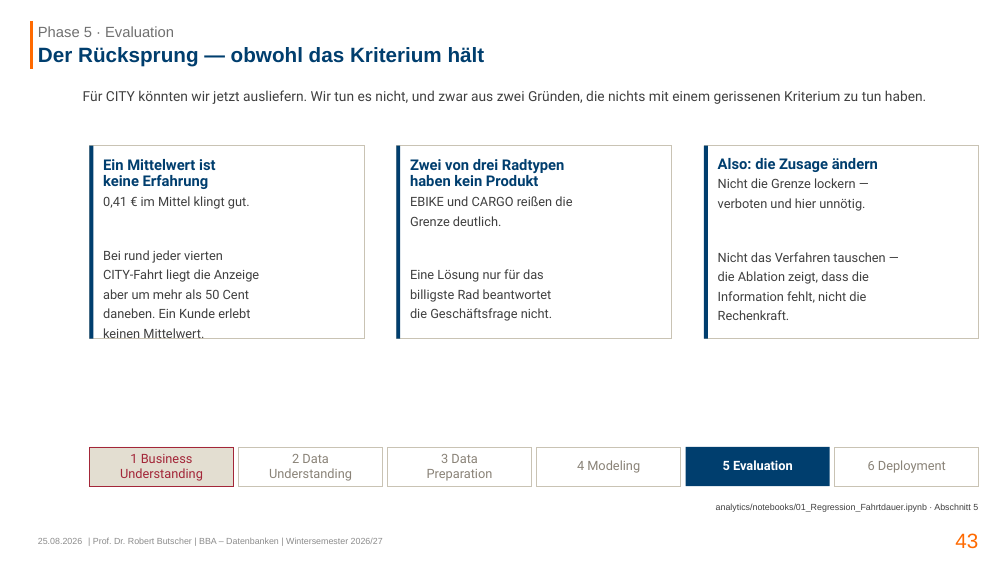
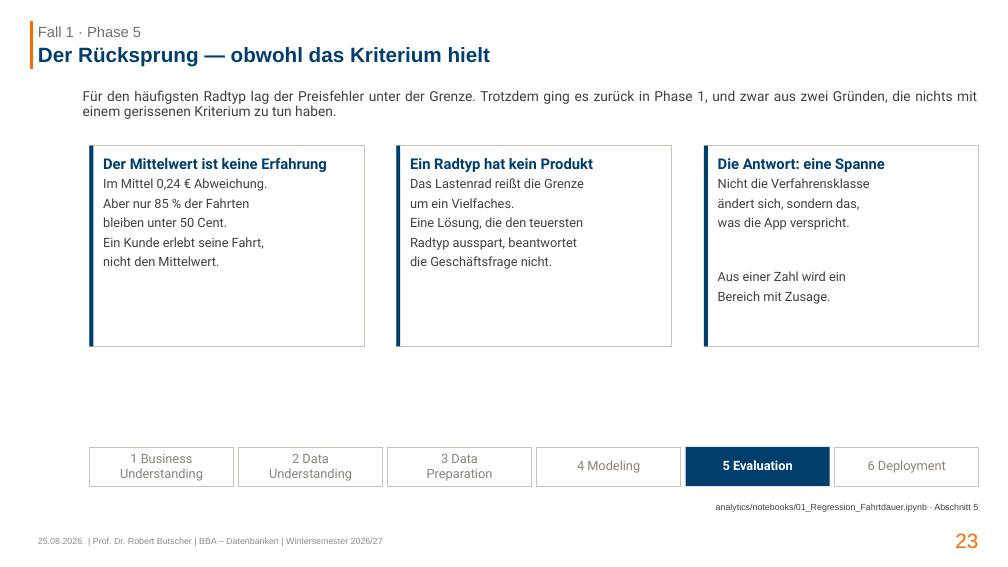
Before and after one commit to swrobuts/velocity-fallstudie, a slide deck: slide 23 of slides/velocity-crispdm.pptx (slide 43 before the commit). Drawn at 1008x567 pixels with LibreOffice and Linux fonts; fonts in the diff are those of the drawing. Boxes give left, top, right and bottom in pixels: in the first picture for what was removed or moved away, otherwise in the second. Text is boxed around its words. In the diff, an @@ line names an element or a change of style, - is before the commit and + after.

```diff
--- a/slides/velocity-crispdm.pptx
+++ b/slides/velocity-crispdm.pptx
@@ text at box(38, 26, 141, 37): text changed @@
-Phase 5 · Evaluation
+Fall 1 · Phase 5
@@ title at box(38, 47, 490, 67): text changed @@
-Der Rücksprung — obwohl das Kriterium hält
+Der Rücksprung — obwohl das Kriterium hielt
@@ text at box(83, 90, 977, 119): text changed @@
-Für CITY könnten wir jetzt ausliefern. Wir tun es nicht, und zwar aus zwei Gründen, die nichts mit einem gerissenen Kriterium zu tun haben.
+Für den häufigsten Radtyp lag der Preisfehler unter der Grenze. Trotzdem ging es zurück in Phase 1, und zwar aus zwei Gründen, die nichts mit einem gerissenen Kriterium zu tun haben.
@@ rectangle: place and size @@
-rectangle at box(89, 146, 364, 339)
+rectangle at box(89, 146, 364, 347)
@@ rectangle: place and size @@
-rectangle at box(89, 146, 94, 339)
+rectangle at box(89, 146, 94, 347)
@@ rectangle: place and size @@
-rectangle at box(396, 146, 671, 339)
+rectangle at box(396, 146, 671, 347)
@@ rectangle: place and size @@
-rectangle at box(396, 146, 401, 339)
+rectangle at box(396, 146, 401, 347)
@@ rectangle: place and size @@
-rectangle at box(704, 146, 979, 339)
+rectangle at box(704, 146, 979, 347)
@@ rectangle: place and size @@
-rectangle at box(704, 146, 708, 339)
+rectangle at box(704, 146, 708, 347)
@@ text at box(103, 157, 327, 266): text changed @@
-Ein Mittelwert ist
-keine Erfahrung
-0,41 € im Mittel klingt gut.
-Bei rund jeder vierten
-CITY-Fahrt liegt die Anzeige
-aber um mehr als 50 Cent
-daneben. Ein Kunde erlebt
-keinen Mittelwert.
+Der Mittelwert ist keine Erfahrung
+Im Mittel 0,24 € Abweichung.
+Aber nur 85 % der Fahrten
+bleiben unter 50 Cent.
+Ein Kunde erlebt seine Fahrt,
+nicht den Mittelwert.
@@ text at box(410, 158, 593, 250): text changed @@
-Zwei von drei Radtypen
-haben kein Produkt
-EBIKE und CARGO reißen die
-Grenze deutlich.
-Eine Lösung nur für das
-billigste Rad beantwortet
+Ein Radtyp hat kein Produkt
+Das Lastenrad reißt die Grenze
+um ein Vielfaches.
+Eine Lösung, die den teuersten
+Radtyp ausspart, beantwortet
@@ text at box(718, 158, 885, 304): text changed @@
-Also: die Zusage ändern
-Nicht die Grenze lockern —
-verboten und hier unnötig.
-Nicht das Verfahren tauschen —
-die Ablation zeigt, dass die
-Information fehlt, nicht die
-Rechenkraft.
+Die Antwort: eine Spanne
+Nicht die Verfahrensklasse
+ändert sich, sondern das,
+was die App verspricht.
+Aus einer Zahl wird ein
+Bereich mit Zusage.
@@ rectangle at box(89, 447, 233, 487): fill #E3DED1 to #FFFFFF; outline #A32638 0.75 pt to #C9C3B4 0.75 pt @@
@@ text "1 Business" at box(120, 454, 203, 481): text colour #A32638 to #8A8378 @@
@@ page number at box(955, 533, 978, 549): text changed @@
-43
+23
```
Also in this commit, not shown: 11 other slides changed, 23 slides added, 91 slides removed, 2 other files.
